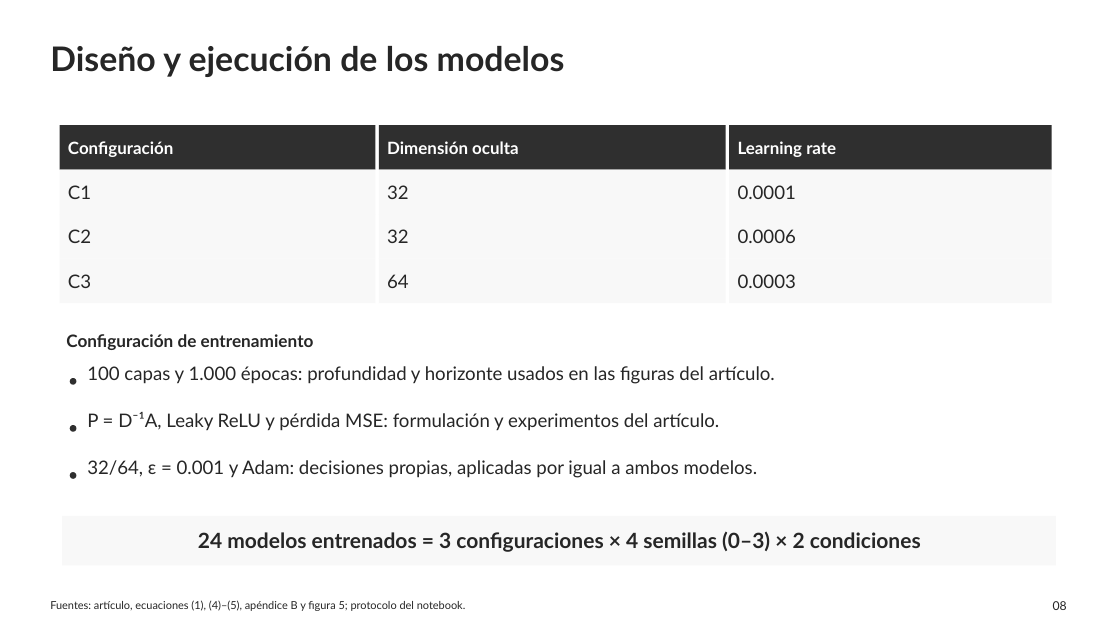
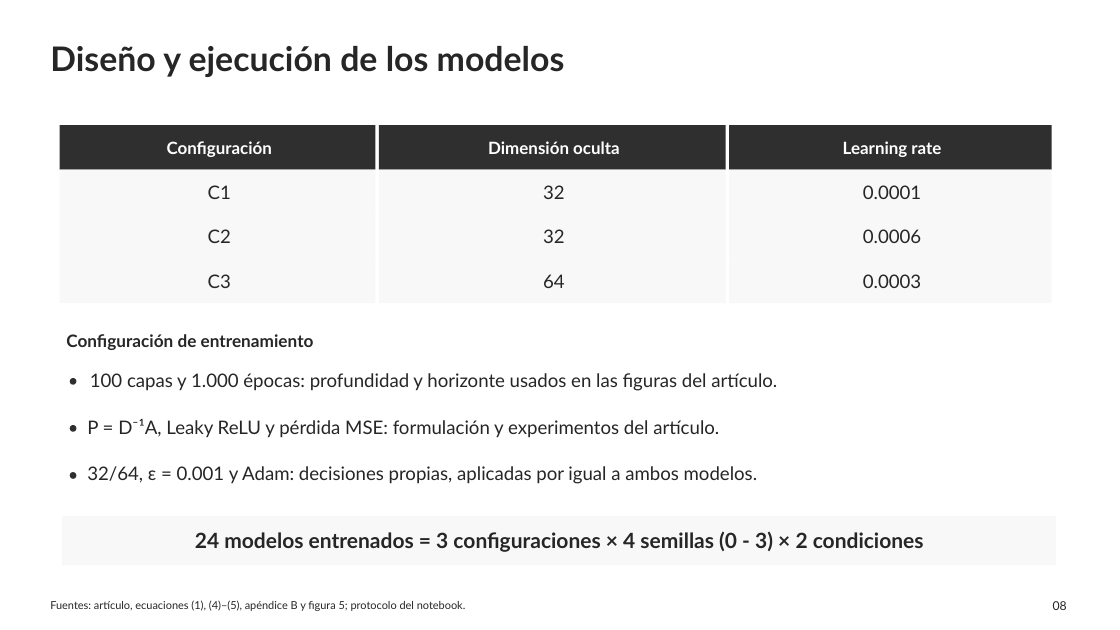
Before and after one commit to WeimarArenas/Proyecto-Grafos, a slide deck: slide 8 of Presentacion_Backward_Oversmoothing.pptx. Drawn at 1120x630 pixels with LibreOffice and Linux fonts; fonts in the diff are those of the drawing. Boxes give left, top, right and bottom in pixels: in the first picture for what was removed or moved away, otherwise in the second. Text is boxed around its words. In the diff, an @@ line names an element or a change of style, - is before the commit and + after.

```diff
--- a/Presentacion_Backward_Oversmoothing.pptx
+++ b/Presentacion_Backward_Oversmoothing.pptx
@@ alignment left to centre in 12 elements at (x1=167, y1=141, x2=272, y2=157), (x1=488, y1=141, x2=620, y2=154), (x1=843, y1=141, x2=941, y2=157), (x1=208, y1=185, x2=231, y2=199), (x1=543, y1=185, x2=565, y2=199), (x1=863, y1=185, x2=921, y2=199), (x1=208, y1=229, x2=231, y2=243), (x1=543, y1=229, x2=565, y2=243), (x1=863, y1=229, x2=921, y2=243), (x1=208, y1=274, x2=231, y2=288), (x1=543, y1=274, x2=565, y2=288), (x1=863, y1=274, x2=921, y2=288) @@
@@ text "100 capas y 1.000 épocas: ..." moved from (x1=87, y1=366, x2=775, y2=384) to (x1=90, y1=373, x2=777, y2=391) @@
@@ text "P = D⁻¹A, Leaky ReLU ..." moved from (x1=87, y1=412, x2=719, y2=431) to (x1=87, y1=419, x2=719, y2=438) @@
@@ text "32/64, ε = 0.001 y ..." moved from (x1=87, y1=460, x2=757, y2=478) to (x1=87, y1=466, x2=757, y2=484) @@
@@ text at (x1=195, y1=531, x2=924, y2=552): text changed @@
-24 modelos entrenados = 3 configuraciones × 4 semillas (0–3) × 2 condiciones
+24 modelos entrenados = 3 configuraciones × 4 semillas (0 - 3) × 2 condiciones
```
Also in this commit, not shown: 8 other slides changed.
